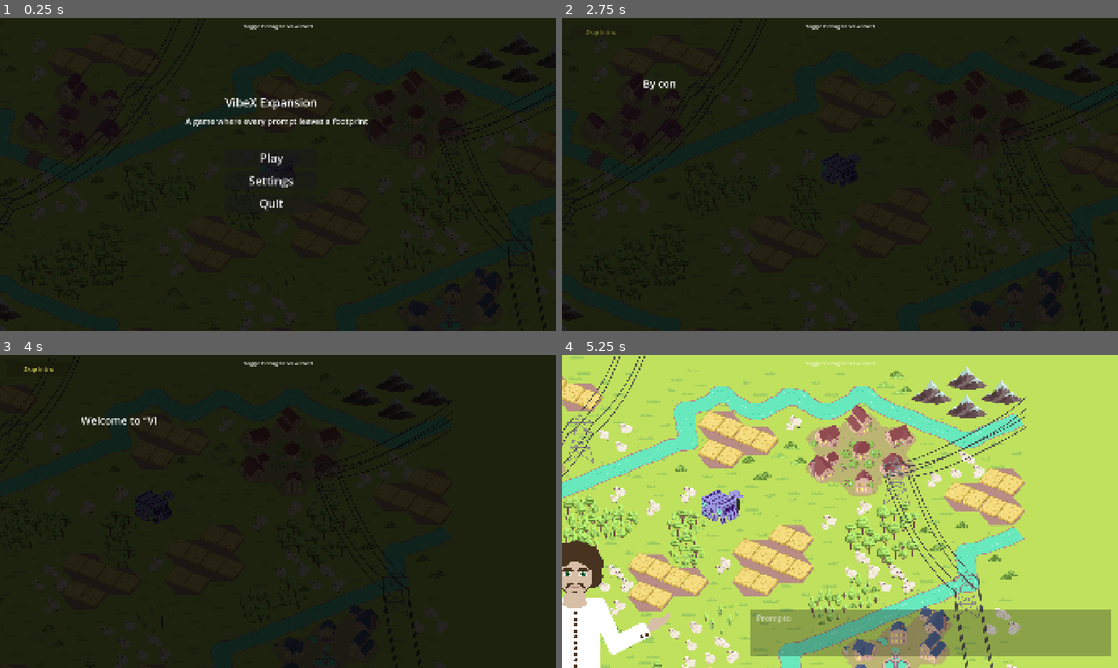
Above: before the commit, frames 1-4 (two rows, left to right).
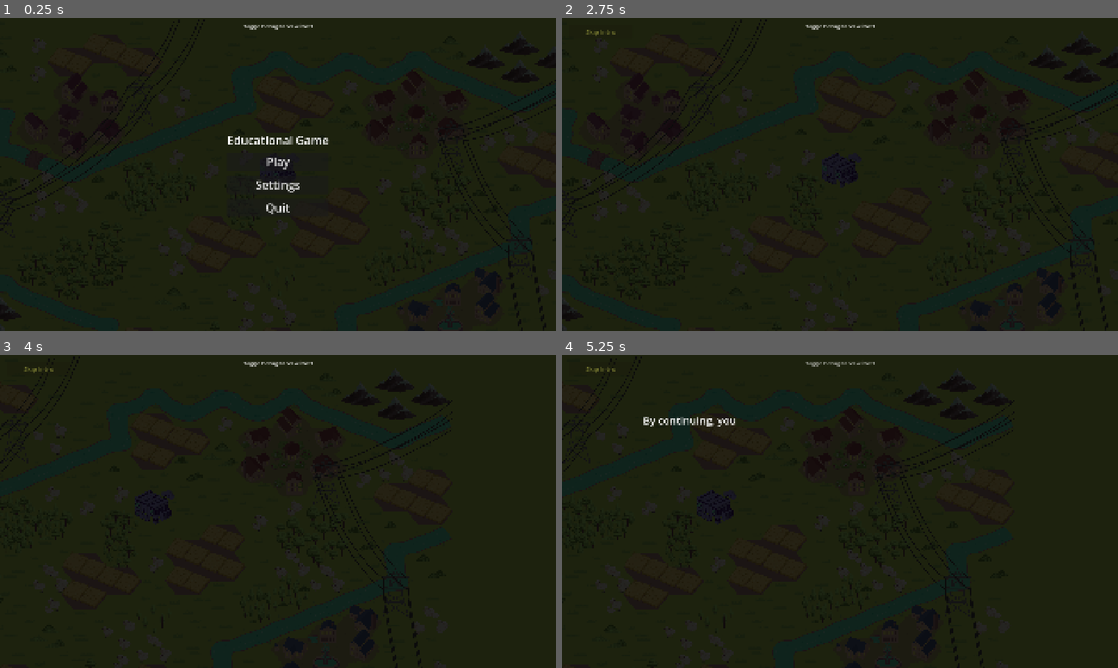
Above: after the commit, the same moments.

Repository: krishna3960/EducationTechnology
Game: Godot game, scene res://Scenes/menu.tscn
The game is run twice, just before and just after one commit, with the same random seed, the same clock (stepped at 60 frames per second) and the same inputs. The engine's default icon, where the game draws it, is replaced by a stand-in: a white triangle on a blue panel in a dark square.
Inputs (mouse positions are in pixels of both pictures, inside the frame that each line leads up to):
- Up to frame 1 (0.25 s): no input
- Up to frame 2 (2.75 s): click "Settings" at 0.5 s; click "Back" at 1.25 s; click "Play" at 2 s
- Up to frame 3 (4 s): tap Enter (ui_accept) at 2.75 s; move the mouse to (400, 495) at 2.77 s; hold D (move_right) 2.78-3.5 s; hold Enter (ui_accept) 2.78-3.5 s; click (400, 495) at 2.92 s; click (266, 589) at 3.5 s, where only the run before the commit has a clickable "Continue"
- Up to frame 4 (5.25 s): click (600, 367) at 4.25 s, where only the run before the commit has a clickable "Skip Intro"; click (600, 367) at 5 s, where only the run before the commit has a clickable "Skip Intro"

The runs differ from the first frame. In frame 1, 1.5% of the frame differs, in the area x 33-67%, y 25-63%; in frame 2, less than 0.1%; in frame 3, 0.2%; in frame 4, 100%, in the area x 0-100%, y 0-100%.

Commit message:
Revert "Merge branch 'main' of https://github.com/krishna3960/EducationTechnology"
This reverts commit 4754dce50ebb7b80a88171f2e839a7f938874cc9, reversing
changes made to aab160b32dae729fadfdd96d93c5ee9e5b901a92.

Diff:
--- a/educational-game/Scenes/Stages/01_intro_stage.tscn
+++ b/educational-game/Scenes/Stages/01_intro_stage.tscn
@@ -30,10 +30,31 @@
 border_width_right = 5
 border_width_bottom = 5
 
+[sub_resource type="StyleBoxFlat" id="StyleBoxFlat_aqqes"]
+bg_color = Color(0, 0, 0, 1)
+border_width_left = 5
+border_width_top = 5
+border_width_right = 5
+border_width_bottom = 5
+
+[sub_resource type="StyleBoxFlat" id="StyleBoxFlat_tseg5"]
+bg_color = Color(1, 0, 0, 1)
+corner_radius_top_left = 70
+corner_radius_top_right = 70
+corner_radius_bottom_right = 70
+corner_radius_bottom_left = 70
+
+[sub_resource type="StyleBoxFlat" id="StyleBoxFlat_ecit4"]
+corner_radius_top_left = 70
+corner_radius_top_right = 70
+corner_radius_bottom_right = 70
+corner_radius_bottom_left = 70
+
 [node name="2TestHere" type="Node2D" unique_id=885598074]
 script = ExtResource("1_8qp1f")
 
 [node name="UILayer" type="CanvasLayer" parent="." unique_id=-2061257295]
+
 
 [node name="Control_intro" type="Control" parent="UILayer" unique_id=1903783701]
 layout_mode = 3
@@ -41,10 +62,15 @@
 offset_right = 40.0
 offset_bottom = 40.0
 
-[node name="DarkTint" type="ColorRect" parent="UILayer" unique_id=631610284]
+[node name="DarkTint" type="ColorRect" parent="UILayer/Control_intro" unique_id=631610284]
+layout_mode = 1
 anchors_preset = 15
 anchor_right = 1.0
 anchor_bottom = 1.0
+offset_left = -56.0
+offset_top = -2.0
+offset_right = 1909.0
+offset_bottom = 1048.0
 grow_horizontal = 2
 grow_vertical = 2
 mouse_filter = 2
@@ -88,7 +114,6 @@
 offset_top = 200.0
 offset_right = 1640.0
 offset_bottom = 737.0
-mouse_filter = 2
 theme_override_colors/default_color = Color(1, 1, 1, 1)
 theme_override_font_sizes/normal_font_size = 36
 
@@ -99,7 +124,6 @@
 offset_top = 200.0
 offset_right = 1640.0
 offset_bottom = 680.0
-mouse_filter = 2
 theme_override_colors/default_color = Color(1, 1, 1, 1)
 theme_override_font_sizes/normal_font_size = 36
 
@@ -127,17 +151,30 @@
 
 [node name="HintButton" type="Button" parent="CanvasLayer" unique_id=957956890]
 z_index = 30
-offset_left = 1153.0
-offset_top = 524.0
-offset_right = 1890.0
-offset_bottom = 776.0
-mouse_filter = 2
+offset_left = 665.0
+offset_top = 431.0
+offset_right = 1237.0
+offset_bottom = 683.0
 theme_override_font_sizes/font_size = 40
 theme_override_styles/normal = SubResource("StyleBoxFlat_2015y")
-disabled = true
-text = "Click anywhere on the screen to continue after the dialog finishes."
+theme_override_styles/hover = SubResource("StyleBoxFlat_aqqes")
+text = "Click somewhere on the screen to continue after the dialog finishes."
 autowrap_mode = 2
 icon_alignment = 1
 vertical_icon_alignment = 0
 
+[node name="Button" type="Button" parent="CanvasLayer/HintButton" unique_id=1772132401]
+layout_mode = 0
+offset_left = 542.0
+offset_top = -19.0
+offset_right = 589.0
+offset_bottom = 26.0
+theme_override_font_sizes/font_size = 30
+theme_override_styles/normal = SubResource("StyleBoxFlat_tseg5")
+theme_override_styles/hover = SubResource("StyleBoxFlat_ecit4")
+text = "X"
+
+[connection signal="pressed" from="UILayer/Control_intro/Button" to="." method="_button_pressed"]
+[connection signal="pressed" from="UILayer/Control_intro/UserConsentButton" to="." method="_on_user_consent_button_pressed"]
 [connection signal="pressed" from="UILayer/StartButtonHolder/Button_to_stage_1" to="." method="_start_scene_1"]
+[connection signal="pressed" from="CanvasLayer/HintButton/Button" to="." method="_on_cross_button_pressed"]
--- a/educational-game/Scenes/menu.tscn
+++ b/educational-game/Scenes/menu.tscn
@@ -33,46 +33,31 @@
 grow_horizontal = 2
 grow_vertical = 2
 
-[node name="Node2D" type="Node2D" parent="UILayer/CenterContainer" unique_id=1566559723]
-position = Vector2(778, 264)
+[node name="VBoxContainer" type="VBoxContainer" parent="UILayer/CenterContainer" unique_id=145681328]
+layout_mode = 2
+theme_override_constants/separation = 16
 
-[node name="Title" type="Label" parent="UILayer/CenterContainer/Node2D" unique_id=1036657677]
-offset_right = 318.0
-offset_bottom = 55.0
+[node name="Title" type="Label" parent="UILayer/CenterContainer/VBoxContainer" unique_id=1036657677]
+layout_mode = 2
 theme_override_font_sizes/font_size = 40
-text = "VibeX Expansion"
+text = "Educational Game"
 horizontal_alignment = 1
 
-[node name="subtitle" type="Label" parent="UILayer/CenterContainer/Node2D" unique_id=167058957]
-offset_left = -277.0
-offset_top = 73.0
-offset_right = 632.0
-offset_bottom = 128.0
-theme_override_font_sizes/font_size = 28
-text = "A game where every prompt leaves a footprint"
-horizontal_alignment = 1
-
-[node name="PlayButton" type="Button" parent="UILayer/CenterContainer/Node2D" unique_id=1125806759]
+[node name="PlayButton" type="Button" parent="UILayer/CenterContainer/VBoxContainer" unique_id=1125806759]
 custom_minimum_size = Vector2(200, 50)
-offset_top = 187.0
-offset_right = 318.0
-offset_bottom = 250.0
+layout_mode = 2
 theme_override_font_sizes/font_size = 40
 text = "Play"
 
-[node name="SettingsButton" type="Button" parent="UILayer/CenterContainer/Node2D" unique_id=1558918710]
+[node name="SettingsButton" type="Button" parent="UILayer/CenterContainer/VBoxContainer" unique_id=1558918710]
 custom_minimum_size = Vector2(200, 50)
-offset_top = 266.0
-offset_right = 318.0
-offset_bottom = 329.0
+layout_mode = 2
 theme_override_font_sizes/font_size = 40
 text = "Settings"
 
-[node name="QuitButton" type="Button" parent="UILayer/CenterContainer/Node2D" unique_id=678476123]
+[node name="QuitButton" type="Button" parent="UILayer/CenterContainer/VBoxContainer" unique_id=678476123]
 custom_minimum_size = Vector2(200, 50)
-offset_top = 345.0
-offset_right = 318.0
-offset_bottom = 408.0
+layout_mode = 2
 theme_override_font_sizes/font_size = 40
 text = "Quit"
 
@@ -121,9 +106,9 @@
 theme_override_font_sizes/font_size = 40
 text = "Back"
 
-[connection signal="pressed" from="UILayer/CenterContainer/Node2D/PlayButton" to="." method="_on_play_pressed"]
-[connection signal="pressed" from="UILayer/CenterContainer/Node2D/SettingsButton" to="." method="_on_settings_pressed"]
-[connection signal="pressed" from="UILayer/CenterContainer/Node2D/QuitButton" to="." method="_on_quit_pressed"]
+[connection signal="pressed" from="UILayer/CenterContainer/VBoxContainer/PlayButton" to="." method="_on_play_pressed"]
+[connection signal="pressed" from="UILayer/CenterContainer/VBoxContainer/SettingsButton" to="." method="_on_settings_pressed"]
+[connection signal="pressed" from="UILayer/CenterContainer/VBoxContainer/QuitButton" to="." method="_on_quit_pressed"]
 [connection signal="pressed" from="UILayer/CenterContainer/SettingsPanel/VBox/SkipRow/FalseButton" to="." method="_on_skip_false"]
 [connection signal="pressed" from="UILayer/CenterContainer/SettingsPanel/VBox/SkipRow/TrueButton" to="." method="_on_skip_true"]
 [connection signal="pressed" from="UILayer/CenterContainer/SettingsPanel/VBox/BackButton" to="." method="_on_settings_back_pressed"]
--- a/educational-game/Scripts/classroom.gd
+++ b/educational-game/Scripts/classroom.gd
@@ -5,7 +5,7 @@
 
 signal exit_requested
 
-@export var speed: float = 0.025
+@export var speed: float = 0.05
 
 var full_text_1: String = "Welcome to Mrs. Susan's lecture on using AI sustainably!\n\nAre you excited?"
 var full_text_2: String = "Larger, more complex prompts use lot of resources.\n\nSo please be mindful of what you ask.\n\nLet's work through some examples together!"
--- a/educational-game/Scripts/dialogue/dialogue_box.gd
+++ b/educational-game/Scripts/dialogue/dialogue_box.gd
@@ -13,7 +13,7 @@
 const _ENTER_DURATION: float = 0.35
 const _EXIT_DURATION: float = 0.25
 const _ENTER_SLIDE_OFFSET: float = -800.0
-const _POST_ENTRANCE_DELAY: float = 0.0
+const _POST_ENTRANCE_DELAY: float = 0.25
 
 const _DEBUG_DEFAULT_PORTRAIT: Texture2D = preload("res://icon.svg")
 const _DEBUG_DEFAULT_TEXT: String = "Bla Bla Bla Bla Bla Bla Bla Bla Bla Bla Bla Bla Bla Bla Bla"
@@ -141,34 +141,22 @@
 	if _active:
 		_close()
 
-func _input(event: InputEvent) -> void:
-	if not _active or not _auto_close:
-		return
-	if _handle_advance(event):
-		get_viewport().set_input_as_handled()
-
-
+# Left-click or ui_accept skips to the end of typewriter animation, or dismisses the dialog if already finished (when auto_close is true).
 func _unhandled_input(event: InputEvent) -> void:
-	if not _active or _auto_close:
-		return
-	if _handle_advance(event):
-		get_viewport().set_input_as_handled()
-
-
-# Returns true if the event triggered an advance (skip typing or close).
-func _handle_advance(event: InputEvent) -> bool:
+	if not _active:
+		return
 	var is_left_click: bool = event is InputEventMouseButton \
 		and event.pressed \
 		and (event as InputEventMouseButton).button_index == MOUSE_BUTTON_LEFT
-	if not (is_left_click or event.is_action_pressed("ui_accept")):
-		return false
+	var advance: bool = is_left_click or event.is_action_pressed("ui_accept")
+	if not advance:
+		return
 	if _typing:
+		get_viewport().set_input_as_handled()
 		_finish_typing()
-		return true
 	elif _auto_close:
+		get_viewport().set_input_as_handled()
 		_close()
-		return true
-	return false
 
 ## Skip to the end of the typewriter effect.
 func _finish_typing() -> void:
--- a/educational-game/Scripts/dialogue/dialogue_options.gd
+++ b/educational-game/Scripts/dialogue/dialogue_options.gd
@@ -2,7 +2,7 @@
 class_name DialogueOptions
 extends Resource
 
-const DEFAULT_CHARS_PER_SEC: float = 30.0
+const DEFAULT_CHARS_PER_SEC: float = 15.0
 
 @export var chars_per_sec: float = DEFAULT_CHARS_PER_SEC
 @export var dim: bool = false
--- a/educational-game/Scripts/energyscene.gd
+++ b/educational-game/Scripts/energyscene.gd
@@ -281,7 +281,7 @@
 		if _ui_canvas:
 			_ui_canvas.queue_free()
 			_ui_canvas = null
-		finished.emit()
+		_stage_end()
 	)
 
 func _fade_clump(polys: Array, target_alpha: float) -> void:
--- a/educational-game/Scripts/managers/stage_manager.gd
+++ b/educational-game/Scripts/managers/stage_manager.gd
@@ -17,6 +17,7 @@
 var _skip_btn: Button
 const _SKIP_TARGETS: Array = [
 	{"label": "Skip Intro", "stage_name": "1_land_choice_stage"},
+	{"label": "Skip to Classroom", "stage_name": "04_classroom_tscn"},
 ]
 var _skip_index: int = 0
 
@@ -46,11 +47,8 @@
 	_skip_btn.pressed.connect(_on_skip_pressed)
 
 func _process(_delta: float) -> void:
-	if _skip_btn != null and _skip_btn.disabled and _can_skip_now():
+	if _skip_btn != null and _skip_btn.disabled and GameState.user_consented:
 		_skip_btn.disabled = false
-
-func _can_skip_now() -> bool:
-	return GameState.user_consented
 
 func _on_skip_pressed() -> void:
 	if _skip_index >= _SKIP_TARGETS.size():
--- a/educational-game/Scripts/menu.gd
+++ b/educational-game/Scripts/menu.gd
@@ -53,14 +53,14 @@
 
 func _on_settings_pressed() -> void:
 	MusicManager.play_sfx(_SFX_CYCLE)
-	$UILayer/CenterContainer/Node2D.visible = false
+	$UILayer/CenterContainer/VBoxContainer.visible = false
 	$UILayer/CenterContainer/SettingsPanel.visible = true
 	_update_skip_buttons()
 
 func _on_settings_back_pressed() -> void:
 	MusicManager.play_sfx(_SFX_CYCLE)
 	$UILayer/CenterContainer/SettingsPanel.visible = false
-	$UILayer/CenterContainer/Node2D.visible = true
+	$UILayer/CenterContainer/VBoxContainer.visible = true
 
 func _on_skip_false() -> void:
 	GameState.skip_scenes_enabled = false
--- a/educational-game/Scripts/stages/01_intro_stage.gd
+++ b/educational-game/Scripts/stages/01_intro_stage.gd
@@ -1,6 +1,6 @@
 extends Stage
 
-@export var speed: float = 0.025
+@export var speed: float = 0.06
 @export var _SPEAKER: String = "Prompto"
 @export var full_text_1: String =  "Welcome to “VibeX”. You are the CEO of the AI datacenter company VibeX, responsible …(186 unchanged characters)…
 const _PORTRAIT: Texture2D = preload("res://Assets/scene_png/assistant_v1.png")
@@ -12,6 +12,17 @@
 @export var _text_observation_demand_increase: String = "I monitor AI demand across the region. Recently, I detected a dramatic increase in requests coming from all three villages. Our current infrastructure can no longer keep up with demand. If we do nothing, requests will fail."
 @export var _text_user_consent: String = "By continuing, you consent to the collection of interaction data, including clicks and in-game actions, for analytical purposes."
 
+var can_continue := false
+
+var label: RichTextLabel
+var label1 : RichTextLabel
+var current_index := 0
+var current_index_1 := 0
+var timer: Timer
+var timer1: Timer
+
+var show_hint : bool = true
+
 # Camera slides to these cells during the intro sequence.
 const _PONTIA_CELL: Vector2i = Vector2i(-3, -2)
 const _PETALIA_CELL: Vector2i = Vector2i(7, -2)
@@ -19,74 +30,58 @@
 const _OVERVIEW_CELL: Vector2i = Vector2i(3, 0)
 
 const _CAM_OVERVIEW_ZOOM: Vector2 = Vector2(0.4, 0.4)
+# Target zoom when focusing on a specific village or the datacenter.
 const _CAM_REGION_ZOOM: Vector2 = Vector2(0.48, 0.48)
+
 const _CAM_PAN_DURATION: float = 1.0
-const _PRE_PAN_DELAY: float = 1.0
-const _HINT_DELAY: float = 10.0
+const _PRE_PAN_DELAY: float = 0.6
 
-# Set by _input while the consent/welcome typewriter runs — _run_typewriter
-# polls this each tick and bails out to the end of the text when true.
-var _typing_skip_requested: bool = false
-# True while one of the in-page typewriters is running; lets _input only fire
-# the skip logic during those phases.
-var _typing_active: bool = false
-# Used by _show_dialogue_step to surface the hint a single time.
-var _hint_shown: bool = false
+func _stage_start() -> void:
+	#print("hello, now we are in stage 2")
+
+	label1 = get_node("UILayer/Control_intro/UserConsentLabel")
+	label1.clear()
 
 
-func _stage_start() -> void:
-	# Page nodes the player will see (and the ones we keep hidden for later).
-	var consent_label: RichTextLabel = get_node("UILayer/Control_intro/UserConsentLabel")
-	var consent_button: Button = get_node("UILayer/Control_intro/UserConsentButton")
-	var welcome_label: RichTextLabel = get_node("UILayer/Control_intro/RichTextLabel")
-	var welcome_button: Button = get_node("UILayer/Control_intro/Button")
-	var dark_tint: Control = get_node("UILayer/DarkTint")
-
-	consent_label.clear()
-	welcome_label.clear()
-	welcome_label.visible = false
-	consent_button.visible = false
-	welcome_button.visible = false
+	get_node("UILayer/Control_intro/Button").visible = false
 	get_node("UILayer/StartButtonHolder").visible = false
+	get_node("UILayer/Control_intro/UserConsentButton").visible = false
 	get_node("CanvasLayer/HintButton").visible = false
 
-	# ----- Consent page -----
-	await _run_typewriter(consent_label, _text_user_consent)
-	consent_button.visible = true
-	await consent_button.pressed
-	GameState.user_consented = true
-	consent_button.hide()
-	consent_label.hide()
+	timer = Timer.new()
+	add_child(timer)
 
-	# ----- Welcome page -----
-	welcome_label.visible = true
-	await _run_typewriter(welcome_label, full_text_1)
-	welcome_button.visible = true
-	await welcome_button.pressed
-	welcome_button.hide()
-	welcome_label.hide()
-	dark_tint.hide()
+	timer.wait_time = speed
+	timer.timeout.connect(func(): current_index = _show_next_char(_text_user_consent, "UILayer/Control_intro/UserConsentButton", label1, timer, current_index))
+	#timer.timeout.connect(_show_next_char.bind(full_text_1, "UILayer/Control_intro/Button"))
 
-	# ----- Region dialogues -----
+	await get_tree().create_timer(1.5).timeout
+
+	timer.start()
+
+
+func _button_pressed():
+	get_node("UILayer/Control_intro/Button").hide()
+	get_node("UILayer/Control_intro/RichTextLabel").hide()
+	get_node("UILayer/Control_intro/DarkTint").hide()
 	start_conversation()
 
 
-## Types `full_text` into `target_label` one character at a time, awaiting `speed`
-## seconds per char. Returns once the full text is on screen. Sets
-## `_typing_active = true` while running so _input can fast-forward via the
-## `_typing_skip_requested` flag.
-func _run_typewriter(target_label: RichTextLabel, full_text: String) -> void:
-	target_label.clear()
-	_typing_active = true
-	_typing_skip_requested = false
-	for i in full_text.length():
-		if _typing_skip_requested:
-			target_label.clear()
-			target_label.append_text(full_text)
-			break
-		target_label.append_text(full_text.substr(i, 1))
-		await get_tree().create_timer(speed).timeout
-	_typing_active = false
+func _on_user_consent_button_pressed() -> void:
+	GameState.user_consented = true
+	label = get_node("UILayer/Control_intro/RichTextLabel")
+
+	label.clear()
+	get_node("UILayer/Control_intro/UserConsentButton").hide()
+	get_node("UILayer/Control_intro/UserConsentLabel").hide()
+	timer1 = Timer.new()
+	timer1.wait_time = speed
+	add_child(timer1)
+	timer1.timeout.connect(func(): current_index_1 = _show_next_char(full_text_1, "UILayer/Control_intro/Button", label, timer1, current_index_1))
+
+	await get_tree().create_timer(1.5).timeout
+
+	timer1.start()
 
 
 func _pan_camera_to_cell(cell: Vector2i, target_zoom: Vector2, duration: float = _CAM_PAN_DURATION) -> void:
@@ -95,8 +90,10 @@
 		return
 	var target_pos: Vector2 = MapLayer.main.map_to_local(cell)
 	var t := create_tween().set_parallel(true).set_trans(Tween.TRANS_SINE).set_ease(Tween.EASE_IN_OUT)
+	print("target pos is ", target_pos)
 	t.tween_property(camera, "position", target_pos, duration)
 	t.tween_property(camera, "zoom", target_zoom, duration)
+
 
 
 func _show_dialogue_step(text: String) -> void:
@@ -104,22 +101,16 @@
 	opts.dim = true
 	opts.auto_close = true
 	Dialogue.show_dialogue(_PORTRAIT, _SPEAKER, text, opts)
-	if not _hint_shown:
-		_hint_shown = true
-		var hint := get_node_or_null("CanvasLayer/HintButton")
-		if hint:
-			hint.show()
+	if show_hint:
+		await get_tree().create_timer(10.0).timeout
+		get_node("CanvasLayer/HintButton").show()
+		show_hint = false
 	await Dialogue.on_close
-	# The hint disappears when the player dismisses the dialogue
-	var hint_to_hide := get_node_or_null("CanvasLayer/HintButton")
-	if hint_to_hide and hint_to_hide.visible:
-		hint_to_hide.hide()
 
 
-## Wait `_PRE_PAN_DELAY` seconds, then pan the camera to the specified cell and show a dialogue step. The wait lets the previous dialogue's view sit a moment before the next pan starts.
+## Wait some time, then pan the camera to the specified cell and show a dialogue step.
 func _pan_then_show(cell: Vector2i, zoom: Vector2, text: String) -> void:
-	if _PRE_PAN_DELAY > 0.0:
-		await get_tree().create_timer(_PRE_PAN_DELAY).timeout
+	await get_tree().create_timer(_PRE_PAN_DELAY).timeout
 	_pan_camera_to_cell(cell, zoom)
 	await _show_dialogue_step(text)
 
@@ -133,22 +124,6 @@
 	await _pan_then_show(_OVERVIEW_CELL, _CAM_OVERVIEW_ZOOM, _text_observation_demand_increase)
 	finished.emit()
 
-
-## Left-click or ui_accept fast-forwards the consent/welcome typewriter
-## if one is running. The Dialogue autoload handles its own click-to-skip
-## for the region dialogues. The click-anywhere hint is dismissed inside
-## _show_dialogue_step when the dialogue is actually closed, not on every click.
-func _input(event: InputEvent) -> void:
-	if not _typing_active:
-		return
-	var is_left_click: bool = event is InputEventMouseButton \
-		and event.pressed \
-		and (event as InputEventMouseButton).button_index == MOUSE_BUTTON_LEFT
-	if is_left_click or event.is_action_pressed("ui_accept"):
-		get_viewport().set_input_as_handled()
-		_typing_skip_requested = true
-
-
 func _start_scene_1():
 	finished.emit()
 
@@ -156,6 +131,15 @@
 func _stage_end() -> void:
 	Dialogue.dismiss()
 
+func _show_next_char(text, button, labels, timers, current_idx):
+	if current_idx < text.length():
+		labels.append_text(text.substr(current_idx, 1))
+		return current_idx + 1
+	else:
+		timers.stop()
+		get_node(button).visible = true
+		return current_idx
+
 
 func _on_cross_button_pressed() -> void:
 	get_node("CanvasLayer/HintButton").hide()
Not shown, changed: website/educational-game-website/app/page.tsx
